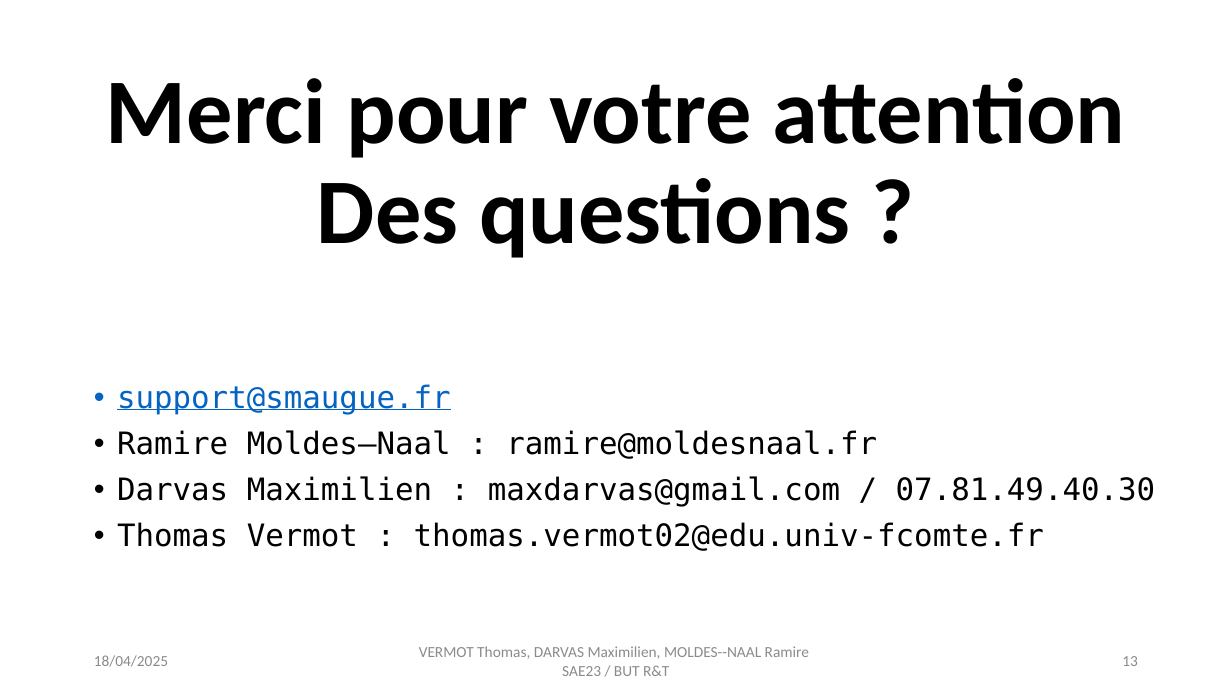
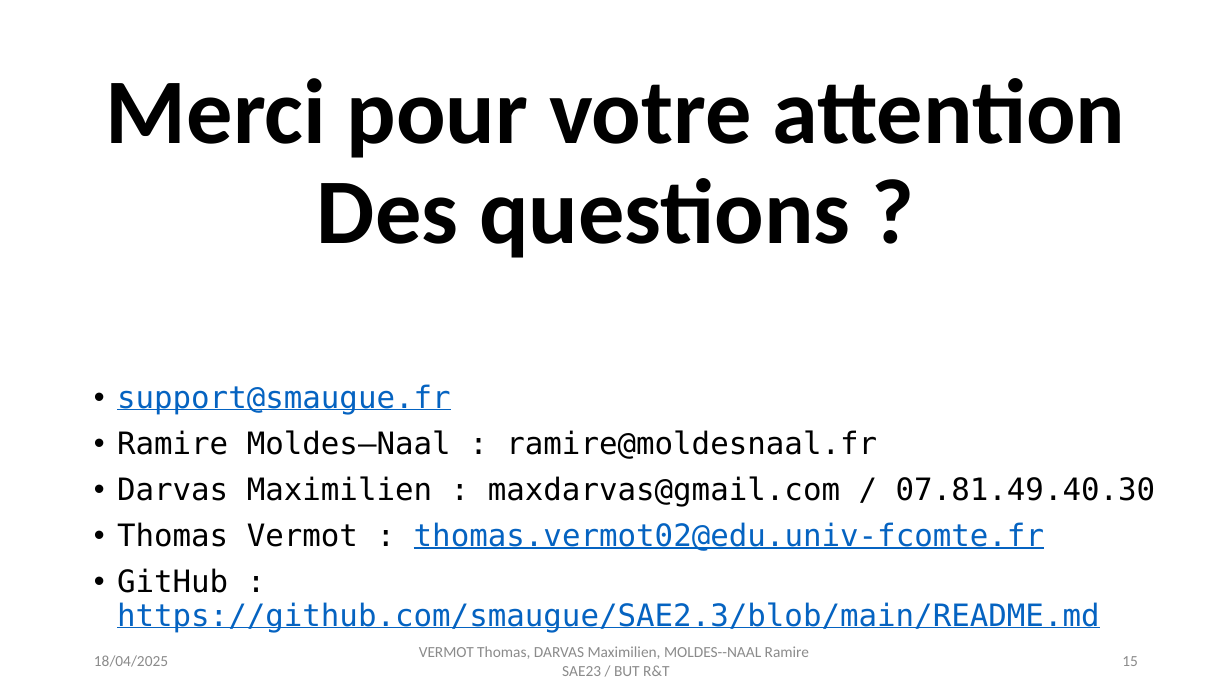
Before and after one commit to smaugue/SAE2.3, a slide deck: slide 15 of Présenation 2.3.pptx (slide 13 before the commit). Drawn at 1232x693 pixels with LibreOffice and Linux fonts; fonts in the diff are those of the drawing. Boxes give left, top, right and bottom in pixels: in the first picture for what was removed or moved away, otherwise in the second. Text is boxed around its words. In the diff, an @@ line names an element or a change of style, - is before the commit and + after.

```diff
--- a/Présenation 2.3.pptx
+++ b/Présenation 2.3.pptx
@@ text at [117, 384, 1156, 551]: text colour #000000 to #0563C1, underline on in "thomas.vermot02@edu.univ-fcomte.fr" @@
@@ text at [117, 568, 1100, 632]: paragraph added @@
+• GitHub : https://github.com/smaugue/SAE2.3/blob/main/README.md
@@ page number at [1122, 656, 1138, 666]: text changed @@
-13
+15
```
Also in this commit, not shown: 5 other slides changed, 2 slides added, 14 other files.
